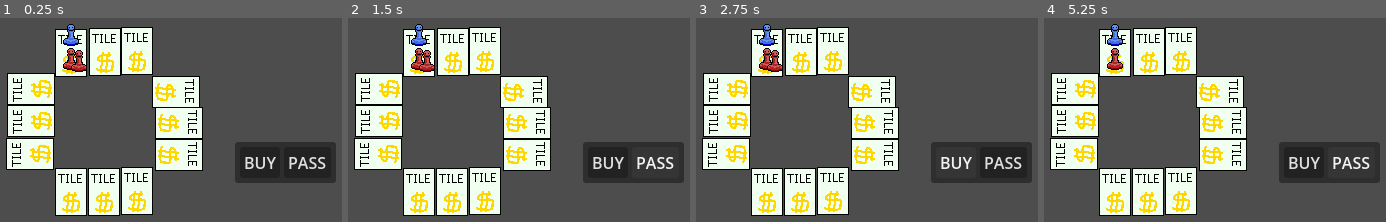
Above: before the commit, frames 1-4 (left to right).
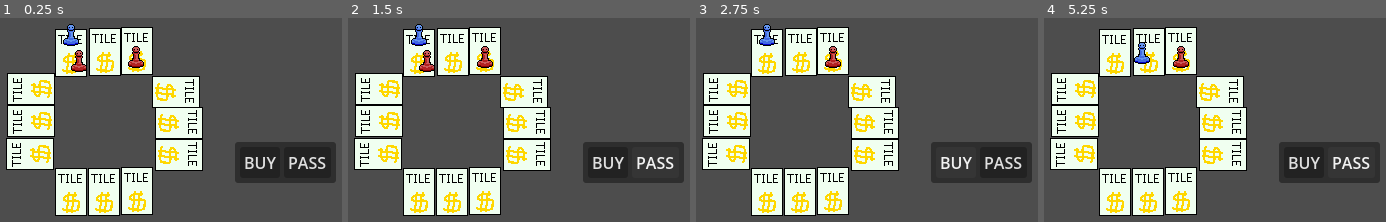
Above: after the commit, the same moments.

Repository: JosueMonteiroUchoaAlves/monopoly-godot
Game: Godot game, scene res://scenes/Root.tscn
Two runs of this game, one before a commit and one after it. Both use one fixed random seed, a clock stepped at 60 frames per second and the inputs below.
Inputs:
- Up to frame 1 (0.25 s): no input
- Up to frame 2 (1.5 s): click "BUY" at 0.5 s; click "PASS" at 1.25 s
- Up to frame 3 (2.75 s): click "BUY" at 2 s
- Up to frame 4 (5.25 s): click "PASS" at 2.75 s; click "BUY" at 3.5 s; click "PASS" at 4.25 s; tap Enter at 5 s

The runs differ from the first frame. In frame 1, 0.5% of the frame differs, in the area x 18-43%, y 13-26%; in frame 2, 0.5%; in frame 3, 0.8%; in frame 4, 1.2%, in the area x 18-43%, y 2-26%.

Commit message:
Feat(Players agora podem perder)

Diff:
--- a/scenes/scripts/Board.gd
+++ b/scenes/scripts/Board.gd
@@ -32,10 +32,13 @@
 			tiles.append(child)
 	return tiles
 
-func activate_on_step(tile_position: int, player: Controller):
-	if _tiles[tile_position].logic_core._property != null: # Eh uma propriedade
-		var propertyTile = (_tiles[tile_position].logic_core as PropertyTile)
-		propertyTile.land_on(player)
-	else:
-		# nao sendo uma propriedade... por enquanto nao faz nada
-		pass
+func execute_turn(tile_position: int, player: Controller):
+	# Qualquer tile vai ter um logic_core que recebe um controller
+	# nao lembro porque mantive aquela condicional... lmfao
+	_tiles[tile_position].logic_core.land_on(player) # Controller do player
+
+func expropriation_of_assets(bankruptPlayer: Player):
+	for tile in _tiles:
+		if tile.logic_core is PropertyTile:
+			if tile.logic_core._property.get_property_owner() == bankruptPlayer:
+				tile.logic_core._property._owner = null
--- a/scenes/scripts/Round.gd
+++ b/scenes/scripts/Round.gd
@@ -5,7 +5,7 @@
 
 var main_player: MainController
 var bot_players: Array[BotController] = []
-var players: Array[Controller] = []
+var players: Array[Controller] = [] # Controllers
 var tiles: Array[Tile] # PropertyTile, PrisionTile, StartingTile, LuckOrMischanceTile
 var player_nodes: Array[PlayerNode]
 
@@ -18,7 +18,7 @@
 	# Vai ter que ser 0 mesmo por causa do caso em que
 	# ele eh sorteado andar 0 casas quando ele ainda esta na -1
 	# TODO: adicionar a Tile inicial
-	var jogador = Player.new("Jogador", 240, 0)
+	var jogador = Player.new("Jogador", 200, 0)
 
 	var properties = [
 		"Vila Sésamo",
@@ -42,7 +42,7 @@
 
 	player_nodes = board.get_players()
 	for player_node in player_nodes:
-		var player_core = Player.new(str("Bot %s"% player_node.name), 240, 0)
+		var player_core = Player.new(str("Bot %s"% player_node.name), 200, 0)
 		if player_node.is_enemy:
 			var controller = BotController.new(player_core, player_node)
 			bot_players.append(controller)
@@ -52,7 +52,10 @@
 	players.assign(bot_players)
 	players.append(main_player)
 
-	# vai servir futuramente para mover a partida para board
+	# Conecta todos os controllers ao round para que ele possa ouvir um sinal de falencia
+	for controller in players:
+		controller.bankruptcy.connect(on_player_bankrupt)
+
 	board.setup(tiles, players, user_choice_UI)
 
 
@@ -60,15 +63,21 @@
 	var rng = RandomNumberGenerator.new()
 	var current_turn_index: int = 0
 
-	#TODO: o player perde
-	while main_player.player.get_money() < 400:
+	while main_player.player.get_money() >= 0 && main_player.player.get_money() < 1000 && players.size() > 1:
 		var current_player_controller: Controller = players[current_turn_index]
 		var current_player: Player = current_player_controller.player
+		if current_player_controller.is_bankrupt:
+			players.remove_at(current_turn_index)
+			current_player_controller.view.queue_free()
+			current_player_controller.queue_free()
+			current_turn_index = current_turn_index % players.size()
+			continue
+
 		print("Turno de %s"% current_player.get_player_name())
 
 		var initial_position: int = current_player.get_player_position()
 
-		var squares = rng.randi_range(0, 4) # squares = casas
+		var squares = rng.randi_range(0, 2) # squares = casas
 		var new_position: int = (initial_position+squares) % Board.SIZE
 		# temos que usar global_position ao inves de apenas position,
 		# pois ele retornaria a posicao apenas em relacao ao pai direto dele (Que eh Tile, nao root	)
@@ -82,9 +91,9 @@
 
 		print("ele deve comecar a pensar a qualquer momento...")
 		if initial_position != new_position:
-			# Board -> Tile -> pergunta pra Controller:
+			# Board Node 2D -> Tile logic core -> pergunta pra Controller:
 			# Como que esse player que esta linkado a voce quer agir?
-			board.activate_on_step(new_position, current_player_controller)
+			board.execute_turn(new_position, current_player_controller)
 		else: # nao saiu do lugar
 			current_player_controller.skip_turn("nao ter se movido")
 
@@ -94,8 +103,30 @@
 
 		current_turn_index = (current_turn_index + 1) % players.size()
 		print("--------------")
-	print("Fim de jogo! Você ganhou")
 
-# Called every frame. 'delta' is the elapsed time since the previous frame.
-func _process(delta: float) -> void:
-	pass
+		var active_players = players.filter(func(p): return not p.is_bankrupt)
+		if active_players.size() <= 1:
+			break
+
+	#- 1. O Jogador faliu
+	if main_player.is_bankrupt:
+		print("\nFim de jogo para você! SLK sabe jogar nn? Tu perdeu caba kkkk")
+	#-- 2. O Jogador atingiu a meta de dinheiro
+	elif main_player.player.get_money() >= 1000:
+		print("\nFim de jogo! Você bateu a meta e ficou milionário com %d na conta!" % main_player.player.get_money())
+	#--- 3. Restou apenas um sobrevivente (eliminação total)
+	else:
+		var vivos = players.filter(func(p): return not p.is_bankrupt)
+		if vivos.size() == 1:
+			var vencedor: Controller = vivos[0]
+			if vencedor is MainController:
+				print("\nFim de jogo! Todos os bots faliram e você venceu a partida!")
+			else:
+				print("\nO %s amassou todo mundo e venceu!" % vencedor.player.get_player_name())
+
+func on_player_bankrupt(dead_controller: Controller) -> void:
+	print("\n[FALÊNCIA] O jogador %s quebrou e foi de arrasta pra cima!" % dead_controller.player.get_player_name())
+
+	board.expropriation_of_assets(dead_controller.player)
+
+	dead_controller.view.visible = false
--- a/scripts/Tile/tile_property.gd
+++ b/scripts/Tile/tile_property.gd
@@ -10,11 +10,18 @@
 
 	if owner:
 		print("Vish... a(o) %s tinha um dono!"%_property.get_property_name())
-		_property.charge_rent(player_controller)
-		print("Agora %s tem apenas %d reais!"%[player_controller.player.get_player_name(), player_controller.player.get_money()])
-		# por enaquanto
+
+		if owner == player_controller.player:
+			print("mas o dono era ele mesmo! ufa")
+		else:
+			_property.charge_rent(player_controller)
+			if player_controller.player.get_money() < 0:
+				player_controller.file_for_bankruptcy() # colocar em spend money do player? - caio
+			else:
+				print("Agora %s tem apenas %d reais!"%[player_controller.player.get_player_name(), player_controller.player.get_money()])
+
+		# por enquanto
 		player_controller.skip_turn("nao ter mais o que fazer")
 	else:
 		print("Voce pousou na %s, mas ela nao tinha um dono..."%_property.get_property_name())
-		#TODO: ver se ele quer comprar ela e tals
 		player_controller.execute_turn(_property)
--- a/scripts/board.gd
+++ b/scripts/board.gd
@@ -9,8 +9,5 @@
 	_tiles = tiles
 	_players = players
 
-func display_board():
-	pass
-
 func execute_turn():
 	pass
--- a/scripts/controller.gd
+++ b/scripts/controller.gd
@@ -3,8 +3,10 @@
 
 var player: Player
 var view: PlayerNode
+var is_bankrupt: bool = false
 
 signal turn_finished
+signal bankruptcy(controller: Controller)
 
 func _init(player_t: Player, view_t: PlayerNode) -> void:
 	player = player_t
@@ -19,7 +21,12 @@
 @abstract
 func execute_turn(_property: Property)
 
+func file_for_bankruptcy():
+	is_bankrupt = true
+	print("%s faliu"%player.get_player_name())
+	bankruptcy.emit(self)
+
 func skip_turn(reason: String) -> void:
 	print("%s teve seu turno eskipado por %s\n"%[player._name, reason])
 	await Engine.get_main_loop().create_timer(1.0).timeout
-	turn_finished.emit()
+	turn_finished.emit(self)
--- a/scripts/controllers/bot_controller.gd
+++ b/scripts/controllers/bot_controller.gd
@@ -1,7 +1,7 @@
 class_name BotController extends Controller
 
 # The chance of buying a property -> the default is 3
-var aggressiveness: int = 3
+var aggressiveness: int = 3 # maximo eh 10 - caio mude pra variavel
 
 var rng = RandomNumberGenerator.new()
 func execute_turn(_property: Property):
@@ -16,5 +16,5 @@
 		print("%s nao quis a propriedade"%player._name)
 	# precisa de um await para a funcao que chamou ela assumir o
 	# controle denovo e esperar o sinal
-	await Engine.get_main_loop().create_timer(2.0).timeout
+	await Engine.get_main_loop().create_timer(0.1).timeout # depois vai ser um tempo aleatorio - caio
 	turn_finished.emit()
--- a/scripts/player.gd
+++ b/scripts/player.gd
@@ -12,7 +12,7 @@
 	_position = position_t
 	_name = name_t
 
-func gain_or_spend_money( money: int):
+func gain_or_spend_money(money: int):
 	_money += money
 
 func move(new_position: int):
